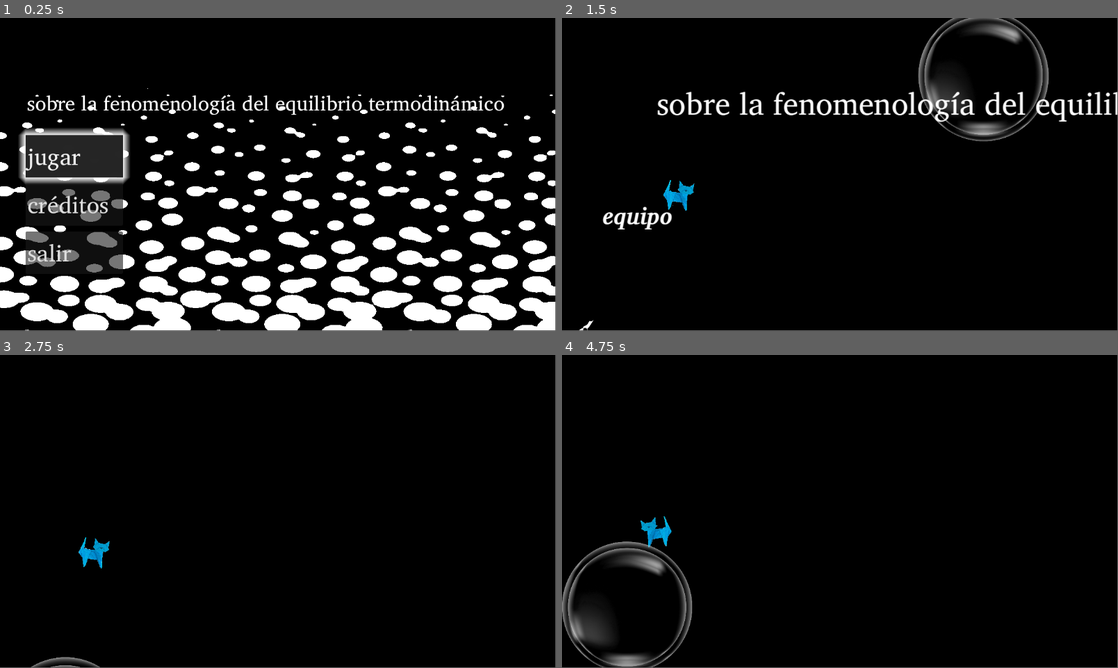
Above: before the commit, frames 1-4 (two rows, left to right).
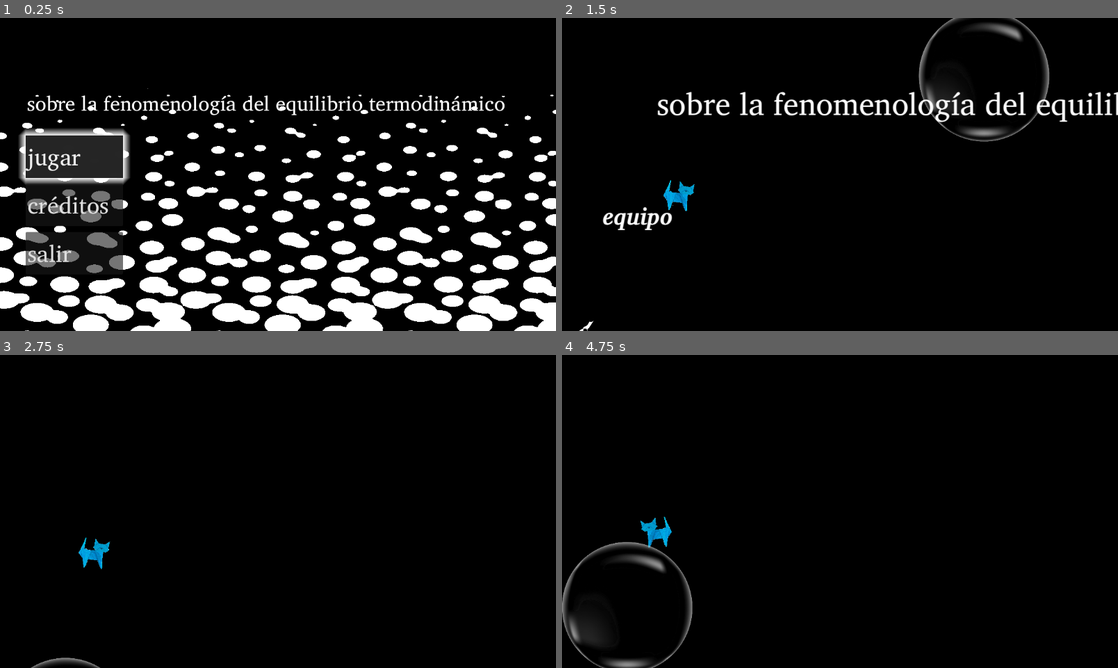
Above: after the commit, the same moments.

Repository: eramajarvi/project-pascal
Game: Godot game, scene res://scenes/menu.tscn
Same seed, same stepped clock (60 frames per second), same inputs: the game is played once before the commit and once after it.
Inputs:
- Up to frame 1 (0.25 s): no input
- Up to frame 2 (1.5 s): click "créditos" at 0.5 s; hold Right (ui_right) from 1.28 s (still down); hold E (Ataque) from 1.28 s (still down)
- Up to frame 3 (2.75 s): tap Space (Jump) at 1.52, 2.27 s; release Right (ui_right) at 2.03 s; release E (Ataque) at 2.03 s; hold Down (ui_down) from 2.03 s (still down); tap E (Ataque) at 2.1 s
- Up to frame 4 (4.75 s): release Down (ui_down) at 2.78 s; hold Right (ui_right) 2.78-3.53 s; hold E (Ataque) 2.78-3.53 s; hold Up (ui_up) 3.53-4.28 s; tap E (Ataque) at 3.6 s; tap Space (Jump) at 3.77, 4.52 s; hold Left (ui_left) from 4.28 s (still down); hold E (Ataque) from 4.28 s (still down)
In our replay, the window is 799x449 before the commit and 800x450 after it. These sizes can differ from the game's own. Grey fills any space a smaller window leaves; there, only what the larger window draws over its background counts as a difference.

The runs differ from the first frame. In frame 1, 5.6% of the frame differs, in the area x 0-100%, y 22-100%; in frame 2, 3.0%; in frame 3, 0.1%; in frame 4, 1.4%.

Commit message:
added door destruction logics

Diff:
--- a/assets/levels/level1/damage_bubble_spawner.gd
+++ b/assets/levels/level1/damage_bubble_spawner.gd
@@ -34,7 +34,6 @@
 	var VolcanoWithBubblenimation = %AnimationPlayer
 	VolcanoWithBubblenimation.play("bubbleGoingUp")
 	await VolcanoWithBubblenimation.animation_finished
-	#await get_tree().create_timer(2.0).timeout
 
 	if not sphere_scene or not shadow_decal_scene:
 		return
--- a/assets/levels/level1/level_1.gd
+++ b/assets/levels/level1/level_1.gd
@@ -1,5 +1,6 @@
 extends Node3D
 
+var DoorBlockerHealth = 100
 
 # Called when the node enters the scene tree for the first time.
 func _ready() -> void:
--- a/project.godot
+++ b/project.godot
@@ -23,7 +23,8 @@
 
 [display]
 
-window/stretch/aspect="expand"
+window/stretch/mode="viewport"
+window/stretch/aspect="keep_width"
 window/stretch/scale_mode="integer"
 
 [dotnet]
--- a/scenes/bubbleGraphics.tscn
+++ b/scenes/bubbleGraphics.tscn
@@ -1,13 +1,16 @@
 [gd_scene load_steps=6 format=3 uid="uid://bh0eb10np2t2j"]
 
 [ext_resource type="Shader" path="res://scripts/shaders/bubbleGraphics.gdshader" id="1"]
-[ext_resource type="Texture2D" uid="uid://btyvngln83p7b" path="res://assets/sprites/BubbleA.png" id="2"]
+[ext_resource type="Texture2D" uid="uid://dg63n7fbpqgxo" path="res://assets/sprites/BubbleA.png" id="2"]
 
 [sub_resource type="ShaderMaterial" id="1"]
 shader = ExtResource("1")
+shader_parameter/refractionMagnitude = 30.0
 
 [sub_resource type="Shader" id="2"]
 code = "shader_type canvas_item;
+
+uniform sampler2D SCREEN_TEXTURE : hint_screen_texture, filter_linear_mipmap;
 
 uniform float timeScale = 20;
 uniform float amplitude = 1000.0f;
--- /dev/null
+++ b/scenes/creditos.gd
@@ -0,0 +1,21 @@
+extends Node2D
+
+
+# Called when the node enters the scene tree for the first time.
+func _ready() -> void:
+	pass # Replace with function body.
+
+
+# Called every frame. 'delta' is the elapsed time since the previous frame.
+func _process(delta: float) -> void:
+	pass
+
+
+func _on_area_2d_body_entered(body: Node2D) -> void:
+	if body.is_in_group("player"):
+		print("jugador toca salida")
+		call_deferred("exit_to_main_menu")
+
+
+func exit_to_main_menu() -> void:
+	get_tree().change_scene_to_file("res://scenes/menu.tscn")
--- a/scenes/creditos.tscn
+++ b/scenes/creditos.tscn
@@ -1,14 +1,15 @@
-[gd_scene load_steps=24 format=3 uid="uid://bwrrs67qxxds2"]
-
-[ext_resource type="Texture2D" uid="uid://pumdnh5thavr" path="res://assets/sprites/paticas.png" id="1_1wejf"]
+[gd_scene load_steps=26 format=3 uid="uid://bwrrs67qxxds2"]
+
+[ext_resource type="Texture2D" uid="uid://b6i5613hrq1ub" path="res://assets/sprites/paticas.png" id="1_1wejf"]
 [ext_resource type="PackedScene" uid="uid://bueeg8ahb2ikv" path="res://scenes/gotas_the_cat.tscn" id="1_d40u3"]
-[ext_resource type="FontFile" uid="uid://bbr8dag5a6cap" path="res://assets/fonts/CharisSILBI.ttf" id="1_t4qpt"]
-[ext_resource type="FontFile" uid="uid://dogky3a4mipuh" path="res://assets/fonts/CharisSILR.ttf" id="2_bhvhp"]
+[ext_resource type="Script" path="res://scenes/creditos.gd" id="1_ij26b"]
+[ext_resource type="FontFile" uid="uid://c856oabdvvwmv" path="res://assets/fonts/CharisSILBI.ttf" id="1_t4qpt"]
+[ext_resource type="FontFile" uid="uid://b1iobu72ua0r" path="res://assets/fonts/CharisSILR.ttf" id="2_bhvhp"]
 [ext_resource type="Script" path="res://scenes/timer_Credits.gd" id="2_jxjry"]
-[ext_resource type="AudioStream" uid="uid://cs2b8i6klm1l7" path="res://assets/music/nin_discipline.mp3" id="4_iwub4"]
-[ext_resource type="Texture2D" uid="uid://if23xdf36qjc" path="res://assets/sprites/Garras.png" id="4_j80lp"]
+[ext_resource type="AudioStream" uid="uid://cpcvgdo2rq31x" path="res://assets/music/nin_discipline.mp3" id="4_iwub4"]
+[ext_resource type="Texture2D" uid="uid://cbo1kc2mls2kf" path="res://assets/sprites/Garras.png" id="4_j80lp"]
 [ext_resource type="PackedScene" uid="uid://bh0eb10np2t2j" path="res://scenes/bubbleGraphics.tscn" id="5_7kjkf"]
-[ext_resource type="Texture2D" uid="uid://cs353xsjf6cwc" path="res://assets/sprites/ggj00-roundlogo-900x900.png" id="5_nunq5"]
+[ext_resource type="Texture2D" uid="uid://bqyqki7goh3ti" path="res://assets/sprites/ggj00-roundlogo-900x900.png" id="5_nunq5"]
 [ext_resource type="Script" path="res://scenes/bubble_movement.gd" id="6_j0myt"]
 
 [sub_resource type="Shader" id="Shader_iunnu"]
@@ -57,12 +58,16 @@
 [sub_resource type="WorldBoundaryShape2D" id="WorldBoundaryShape2D_v060y"]
 
 [sub_resource type="RectangleShape2D" id="RectangleShape2D_xb3xc"]
-size = Vector2(25, 5489)
+size = Vector2(82, 4288)
 
 [sub_resource type="RectangleShape2D" id="RectangleShape2D_irjy1"]
-size = Vector2(1012, 42)
+size = Vector2(1118, 42)
+
+[sub_resource type="CircleShape2D" id="CircleShape2D_srf55"]
+radius = 150.0
 
 [node name="Creditos" type="Node2D"]
+script = ExtResource("1_ij26b")
 
 [node name="Control" type="Control" parent="."]
 layout_mode = 3
@@ -77,10 +82,10 @@
 anchors_preset = 15
 anchor_right = 1.0
 anchor_bottom = 1.0
-offset_left = 223.0
-offset_top = 114.0
+offset_left = -258.0
+offset_top = -975.0
 offset_right = 223.0
-offset_bottom = 114.0
+offset_bottom = 930.0
 grow_horizontal = 2
 grow_vertical = 2
 color = Color(0, 0, 0, 1)
@@ -312,7 +317,7 @@
 scale = Vector2(0.546875, 0.546875)
 texture = ExtResource("4_j80lp")
 
-[node name="GotasTheCat" parent="." instance=ExtResource("1_d40u3")]
+[node name="GotasTheCat" parent="." groups=["player"] instance=ExtResource("1_d40u3")]
 position = Vector2(288, 167)
 metadata/_edit_group_ = true
 
@@ -336,7 +341,7 @@
 metadata/_edit_group_ = true
 
 [node name="CollisionShape2D1" type="CollisionShape2D" parent="HelperWalls/StaticBody2D"]
-position = Vector2(-35.5, 2134.5)
+position = Vector2(-7, 1534)
 shape = SubResource("RectangleShape2D_xb3xc")
 
 [node name="StaticBody2D3" type="StaticBody2D" parent="HelperWalls"]
@@ -351,7 +356,7 @@
 position = Vector2(-351, -48)
 
 [node name="CollisionShape2D" type="CollisionShape2D" parent="HelperWalls/StaticBody2D2"]
-position = Vector2(374, 4711)
+position = Vector2(427, 4711)
 shape = SubResource("RectangleShape2D_irjy1")
 one_way_collision_margin = 16.0
 
@@ -401,6 +406,15 @@
 script = ExtResource("6_j0myt")
 
 [node name="Ggj00-roundlogo-900x900" type="Sprite2D" parent="."]
-position = Vector2(747, 4621)
+position = Vector2(743, 4575)
 scale = Vector2(0.345556, 0.345556)
 texture = ExtResource("5_nunq5")
+
+[node name="Area2D" type="Area2D" parent="."]
+position = Vector2(709, 4564)
+
+[node name="CollisionShape2D" type="CollisionShape2D" parent="Area2D"]
+position = Vector2(-86, -70)
+shape = SubResource("CircleShape2D_srf55")
+
+[connection signal="body_entered" from="Area2D" to="." method="_on_area_2d_body_entered"]
--- a/scenes/gotas_the_cat_3d.tscn
+++ b/scenes/gotas_the_cat_3d.tscn
@@ -1,7 +1,8 @@
-[gd_scene load_steps=9 format=3 uid="uid://baepnmdpm01id"]
+[gd_scene load_steps=10 format=3 uid="uid://baepnmdpm01id"]
 
 [ext_resource type="Script" path="res://scripts/gotas_the_cat_3d.gd" id="1_a40kq"]
 [ext_resource type="Texture2D" uid="uid://bmeudpwjk80sy" path="res://assets/sprites/Gato/FrontalGato (1).png" id="2_gyd0j"]
+[ext_resource type="PackedScene" uid="uid://vsg8mrevyd5a" path="res://assets/levels/level1/blocks/bubble_shadow.tscn" id="2_xlhvu"]
 [ext_resource type="Texture2D" uid="uid://dx5mwoluh5f1m" path="res://assets/sprites/Gato/MoveGato Frame2.png" id="3_ni2yh"]
 [ext_resource type="Texture2D" uid="uid://bqn4rtgmnnpml" path="res://assets/sprites/Gato/GatoAtacando.png" id="3_vpeh3"]
 [ext_resource type="Texture2D" uid="uid://c5cvqrpr5ioda" path="res://assets/sprites/Gato/MoveGato Frame1.png" id="4_65yja"]
@@ -12,14 +13,6 @@
 
 [sub_resource type="SpriteFrames" id="SpriteFrames_kwxst"]
 animations = [{
-"frames": [{
-"duration": 1.0,
-"texture": ExtResource("3_vpeh3")
-}],
-"loop": true,
-"name": &"Ataque",
-"speed": 12.0
-}, {
 "frames": [{
 "duration": 1.0,
 "texture": ExtResource("3_ni2yh")
@@ -36,6 +29,17 @@
 }, {
 "frames": [{
 "duration": 1.0,
+"texture": ExtResource("3_vpeh3")
+}, {
+"duration": 1.0,
+"texture": ExtResource("3_vpeh3")
+}],
+"loop": false,
+"name": &"attack",
+"speed": 12.0
+}, {
+"frames": [{
+"duration": 1.0,
 "texture": ExtResource("2_gyd0j")
 }],
 "loop": true,
@@ -46,6 +50,7 @@
 [node name="GotasTheCat3D" type="CharacterBody3D"]
 transform = Transform3D(0.5, 0, 0, 0, 0.5, 0, 0, 0, 0.5, 0, 0, 0)
 script = ExtResource("1_a40kq")
+shadow_decal_scene = ExtResource("2_xlhvu")
 
 [node name="Pivot" type="Node3D" parent="."]
 transform = Transform3D(1, 0, 0, 0, -4.37114e-08, -1, 0, 1, -4.37114e-08, 0, 0, 0)
@@ -66,4 +71,4 @@
 [node name="AnimatedSprite3D" type="AnimatedSprite3D" parent="."]
 transform = Transform3D(0.16, 0, 0, 0, 0.16, 0, 0, 0, 0.16, 0, 0, 0)
 sprite_frames = SubResource("SpriteFrames_kwxst")
-animation = &"Walk_animation"
+animation = &"attack"
--- /dev/null
+++ b/scenes/levels/DoorLevel1.gd
@@ -0,0 +1,28 @@
+extends StaticBody3D
+
+@export var max_health: int = 1000
+var current_health: int = max_health
+
+# Called when the node enters the scene tree for the first time.
+func _ready() -> void:
+	pass # Replace with function body.
+
+# Called every frame. 'delta' is the elapsed time since the previous frame.
+func _process(delta: float) -> void:
+	pass
+
+func take_damage(amount: int):
+	current_health -= amount
+	if current_health <= 0:
+		destroy()
+	else:
+		update_damage_effect()
+
+func destroy():
+	# Optional: Gradual destruction effect
+	queue_free()
+
+func update_damage_effect():
+	# Update door appearance based on health
+	var alpha = float(current_health) / max_health
+	#$MeshInstance3D.material_override.albedo_color.a = alpha
--- a/scenes/levels/level1.tscn
+++ b/scenes/levels/level1.tscn
@@ -14,6 +14,8 @@
 [ext_resource type="PackedScene" uid="uid://clvqr72qnrjfe" path="res://assets/levels/level1/blocks/geyser.glb" id="12_o0dis"]
 [ext_resource type="PackedScene" uid="uid://gobu4dd3loe5" path="res://assets/levels/level1/blocks/volcano_bubble.tscn" id="13_unxll"]
 [ext_resource type="Script" path="res://assets/levels/fallzone.gd" id="14_punwt"]
+[ext_resource type="Script" path="res://scenes/levels/DoorLevel1.gd" id="15_2e4ii"]
+[ext_resource type="Texture2D" uid="uid://crs3qxmaeyllw" path="res://assets/Materiales/Texturas/cloth.jpg" id="15_mukdc"]
 
 [sub_resource type="ShaderMaterial" id="ShaderMaterial_r0wd2"]
 shader = ExtResource("2_08jcl")
@@ -134,6 +136,44 @@
 [sub_resource type="BoxShape3D" id="BoxShape3D_d21x0"]
 size = Vector3(1, 0.8, 1)
 
+[sub_resource type="Animation" id="Animation_p1mth"]
+resource_name = "Move_Plataforma3"
+length = 4.5
+loop_mode = 2
+tracks/0/type = "value"
+tracks/0/imported = false
+tracks/0/enabled = true
+tracks/0/path = NodePath(".:position")
+tracks/0/interp = 1
+tracks/0/loop_wrap = true
+tracks/0/keys = {
+"times": PackedFloat32Array(0, 4.46667),
+"transitions": PackedFloat32Array(1, 1),
+"update": 0,
+"values": [Vector3(28, 1.2, -0.4), Vector3(35.8, 1.2, 0.8)]
+}
+
+[sub_resource type="Animation" id="Animation_wmme3"]
+length = 0.001
+tracks/0/type = "value"
+tracks/0/imported = false
+tracks/0/enabled = true
+tracks/0/path = NodePath(".:position")
+tracks/0/interp = 1
+tracks/0/loop_wrap = true
+tracks/0/keys = {
+"times": PackedFloat32Array(0),
+"transitions": PackedFloat32Array(1),
+"update": 0,
+"values": [Vector3(28, 1.2, -0.4)]
+}
+
+[sub_resource type="AnimationLibrary" id="AnimationLibrary_bdv6g"]
+_data = {
+"Move_Plataforma3": SubResource("Animation_p1mth"),
+"RESET": SubResource("Animation_wmme3")
+}
+
 [sub_resource type="Animation" id="Animation_bpc15"]
 length = 2.5
 tracks/0/type = "value"
@@ -231,6 +271,9 @@
 
 [sub_resource type="WorldBoundaryShape3D" id="WorldBoundaryShape3D_h1b0l"]
 
+[sub_resource type="BoxShape3D" id="BoxShape3D_wcvwv"]
+size = Vector3(1.2, 2, 3)
+
 [node name="Level1" type="Node3D"]
 transform = Transform3D(0.177085, 0, 0.984196, 0, 1, 0, -0.984196, 0, 0.177085, 0, 0, 0)
 script = ExtResource("1_endjd")
@@ -245,10 +288,10 @@
 data = {
 "cells": PackedInt32Array(-2, 0, 0, -1, 0, 0, -65536, 65535, 0, -65536, 0, 0, -65535, 0, 0, -65535, 65535, 0, -65535, 6 …(4610 unchanged characters)…
 }
-metadata/_editor_floor_ = Vector3(0, 0, 0)
+metadata/_editor_floor_ = Vector3(0, 1, 0)
 
 [node name="GotasTheCat3D" parent="." groups=["player"] instance=ExtResource("4_nhohl")]
-transform = Transform3D(0.352317, 0, -0.354786, 0, 0.5, 0, 0.354786, 0, 0.352317, -44.375, 2.06492, -9.66084)
+transform = Transform3D(0.352317, 0, -0.354786, 0, 0.5, 0, 0.354786, 0, 0.352317, -4.79945, 2.06492, -3.15865)
 wall_min_slide_angle = 0.174533
 
 [node name="CameraController" type="Node3D" parent="GotasTheCat3D"]
@@ -266,8 +309,8 @@
 far = 947.79
 
 [node name="DirectionalLight3D" type="DirectionalLight3D" parent="."]
-transform = Transform3D(-0.938356, 0.17795, 0.296346, -0.0740497, -0.940892, 0.330514, 0.337645, 0.288196, 0.896069, 1.71423, 5.53765, 10.8137)
-light_energy = 0.516
+transform = Transform3D(-0.938356, 0.17795, 0.296346, -0.0740497, -0.940892, 0.330514, 0.337645, 0.288196, 0.896069, 3.19596, 7.19022, 15.294)
+light_energy = 0.8
 sky_mode = 1
 
 [node name="WormHole" parent="." instance=ExtResource("5_u8l3y")]
@@ -573,6 +616,12 @@
 [node name="CollisionShape3D" type="CollisionShape3D" parent="PlataformasMovibles/PlataformaMovible3/Area3D"]
 transform = Transform3D(1, 0, 0, 0, 1, 0, 0, 0, 1, 0, -0.1, 0)
 shape = SubResource("BoxShape3D_d21x0")
+
+[node name="AnimationPlayer" type="AnimationPlayer" parent="PlataformasMovibles/PlataformaMovible3"]
+libraries = {
+"": SubResource("AnimationLibrary_bdv6g")
+}
+autoplay = "Move_Plataforma3"
 
 [node name="DamageBubbleSpawner" type="Node3D" parent="."]
 transform = Transform3D(1, 0, 0, 0, 1, 0, 0, 0, 1, -0.936233, 1.6, -21.8135)
@@ -630,6 +679,19 @@
 [node name="WormHole2" parent="." instance=ExtResource("5_u8l3y")]
 transform = Transform3D(0.177085, 0, -0.984195, 0, 1, 0, 0.984195, 0, 0.177085, -47.6534, 1, -10.7309)
 
+[node name="StaticBody3D" type="StaticBody3D" parent="." groups=["door"]]
+transform = Transform3D(1, 0, 0, 0, 1, 0, 0, 0, 1, 3.69962, 0.9, -3.09128)
+script = ExtResource("15_2e4ii")
+
+[node name="CollisionShape3D" type="CollisionShape3D" parent="StaticBody3D"]
+transform = Transform3D(1, 0, 0, 0, 1, 0, 0, 0, 1, -0.4, 1.2, 9.53674e-07)
+shape = SubResource("BoxShape3D_wcvwv")
+
+[node name="Sprite3D" type="Sprite3D" parent="StaticBody3D"]
+transform = Transform3D(7.45058e-09, 0, 0.4, 0, 0.4, 0, -0.4, 0, 7.45058e-09, 0, 1.2, 0)
+texture = ExtResource("15_mukdc")
+
+[connection signal="attack_door" from="GotasTheCat3D" to="StaticBody3D" method="take_damage"]
 [connection signal="body_entered" from="PlataformasMovibles/PlataformaMovible1/Area3D" to="PlataformasMovibles/PlataformaMovible1" method="_on_area_3d_body_entered"]
 [connection signal="body_exited" from="PlataformasMovibles/PlataformaMovible1/Area3D" to="PlataformasMovibles/PlataformaMovible1" method="_on_area_3d_body_exited"]
 [connection signal="body_entered" from="PlataformasMovibles/PlataformaMovible2/Area3D" to="PlataformasMovibles/PlataformaMovible2" method="_on_area_3d_body_entered"]
--- a/scenes/timer_Credits.gd
+++ b/scenes/timer_Credits.gd
@@ -3,6 +3,7 @@
 # Referencias a nodos
 @onready var timer: Timer = $Timer
 @onready var static_body: StaticBody2D = $"."
+
 func _ready():
 	# Inicia el temporizador
 	timer.start()
--- a/scripts/gotas_the_cat_3d.gd
+++ b/scripts/gotas_the_cat_3d.gd
@@ -3,11 +3,20 @@
 const SPEED = 3.0
 const JUMP_VELOCITY = 4.5
 
+const RAY_LENGTH = 1000
+signal attack_door(target)
+
 @onready var animation_player =  $AnimatedSprite3D
-
 @onready var raycast: RayCast3D = $RayCast3D
+@export var shadow_decal_scene: PackedScene
 
 var health: int = 3 # Vida inicial del personaje
+
+func _process(delta: float) -> void:
+	# Instance the shadow decal
+	var shadow_decal = shadow_decal_scene.instantiate()
+	add_child(shadow_decal)
+	shadow_decal.global_transform.origin = Vector3(0, 0, 0)
 
 func _physics_process(delta: float) -> void:
 	# Aplicar gravedad.
@@ -42,6 +51,7 @@
 	# Mover al personaje.
 	move_and_slide()
 
+
 	if velocity.x < 0:
 		animation_player.play("Walk_animation")
 		animation_player.scale = Vector3(-0.16, 0.16, 0.16)
@@ -53,8 +63,18 @@
 	elif velocity.z != 0:
 		animation_player.play("Walk_animation")
 
+	elif Input.is_action_pressed("Ataque"):
+		animation_player.play("attack")
+		animation_player.scale = Vector3(-0.16, 0.16, 0.16)
+
 	else:
 		animation_player.play("default")
+
+	if raycast.is_colliding():
+		var collider = raycast.get_collider()
+		if collider and collider.is_in_group("door") and Input.is_action_pressed("Ataque"):
+			emit_signal("attack_door", 10)
+
 
 func take_damage(amount: int) -> void:
 	var escenaActual = get_tree().current_scene
--- a/scripts/shaders/bubbleGraphics.gdshader
+++ b/scripts/shaders/bubbleGraphics.gdshader
@@ -1,5 +1,5 @@
 shader_type canvas_item;
-
+uniform sampler2D SCREEN_TEXTURE : hint_screen_texture, filter_linear_mipmap;
 uniform float refractionMagnitude = 30.0;
 
 void fragment() {
Binary file added: assets/Materiales/Texturas/cloth.jpg
Not shown: 1 places in scenes/levels/level1.tscn that only renumber resources
Not shown, changed: scenes/levels/level1/gridmapBlocks-level1.tres
